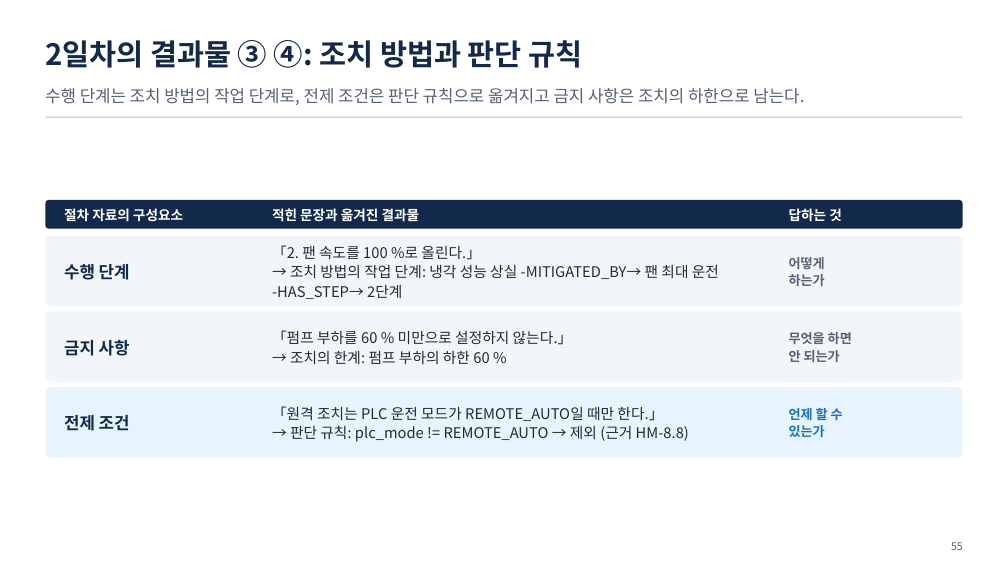
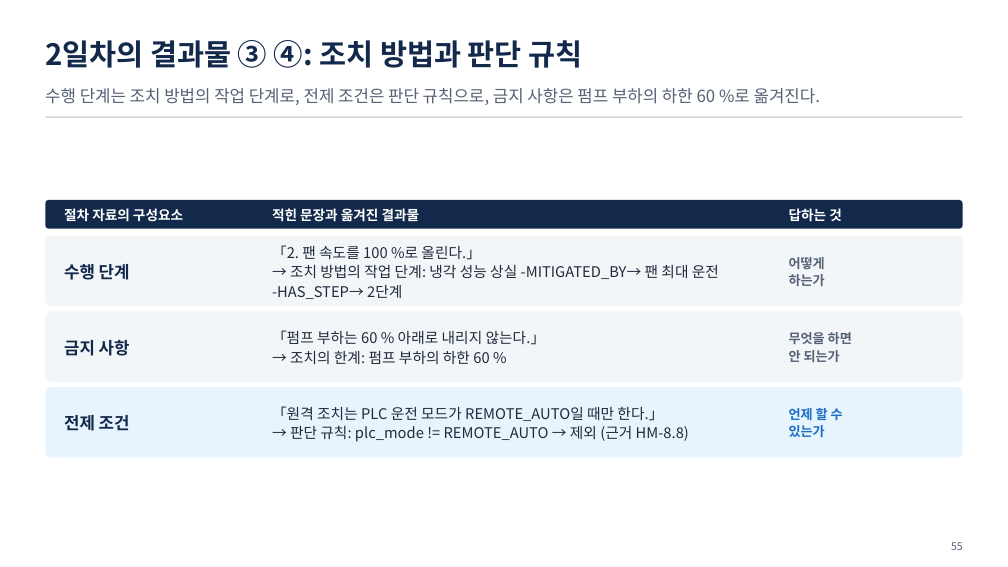
Before and after one commit to uengine-oss/hyd-iot-edu, a slide deck: slide 55 of docs/교재/실전반/03일차/실전반_03일차.pptx. Drawn at 1008x567 pixels with LibreOffice and Linux fonts; fonts in the diff are those of the drawing. Boxes give left, top, right and bottom in pixels: in the first picture for what was removed or moved away, otherwise in the second. Text is boxed around its words. In the diff, an @@ line names an element or a change of style, - is before the commit and + after.

```diff
--- a/docs/교재/실전반/03일차/실전반_03일차.pptx
+++ b/docs/교재/실전반/03일차/실전반_03일차.pptx
@@ text at [45,88,820,105]: text changed @@
-수행 단계는 조치 방법의 작업 단계로, 전제 조건은 판단 규칙으로 옮겨지고 금지 사항은 조치의 하한으로 남는다.
+수행 단계는 조치 방법의 작업 단계로, 전제 조건은 판단 규칙으로, 금지 사항은 펌프 부하의 하한 60 %로 옮겨진다.
@@ text at [272,330,546,345]: text changed @@
-「펌프 부하를 60 % 미만으로 설정하지 않는다.」
+「펌프 부하는 60 % 아래로 내리지 않는다.」
```
Also in this commit, not shown: 14 other slides changed, 27 other files.
